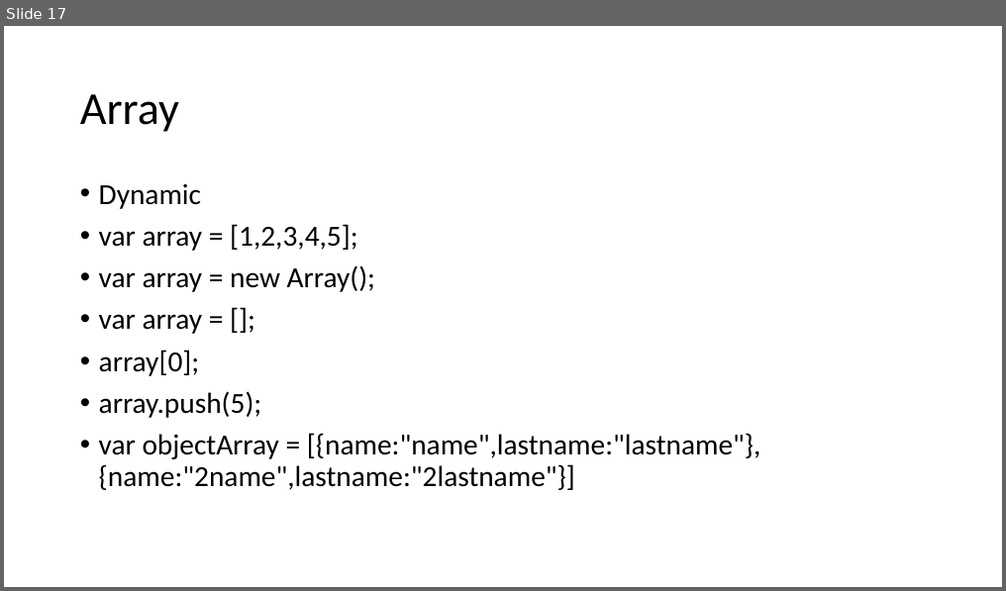
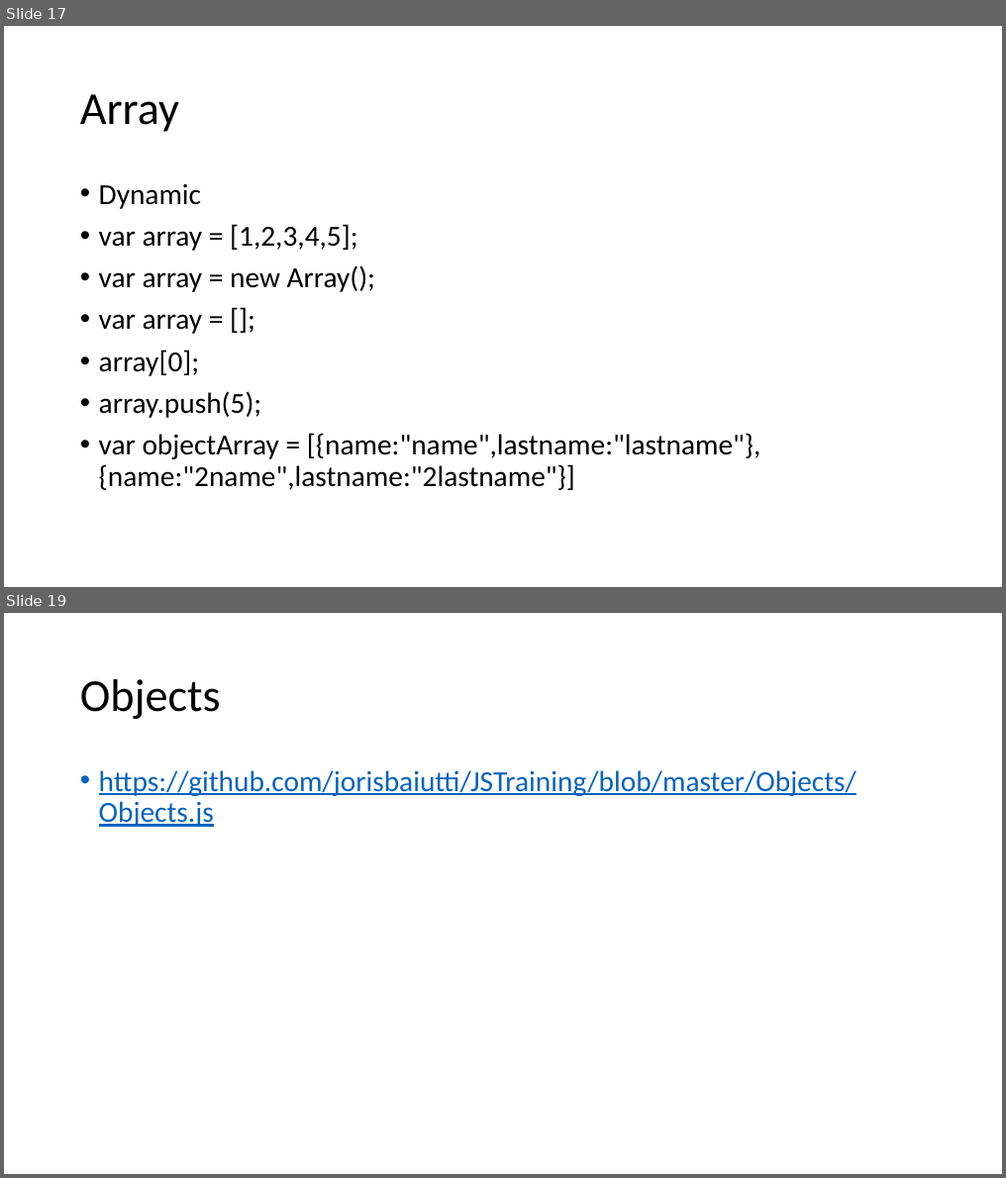
Before and after one commit to JansAkkaunt/JSTraining, a slide deck: JSTrainingj.pptx. Shown one above the other, each under a label of ours: slide 17 before the commit, slides 17 and 19 after it; the slides between them are not shown. The pictures are 1006x591 and 1006x1178 pixels, drawn with LibreOffice and Linux fonts; fonts in the diff are those of the drawing. Boxes give left, top, right and bottom in pixels: in the first picture for what was removed or moved away, otherwise in the second. Text is boxed around its words. In the diff, an @@ line names an element or a change of style, - is before the commit and + after.

```diff
--- a/JSTrainingj.pptx
+++ b/JSTrainingj.pptx
@@ slide 19 added at (4, 613, 1002, 1174), background #FFFFFF @@
@@ title added at (80, 679, 221, 719), 44 pt, text #000000 @@
+Objects
@@ text added at (99, 770, 856, 827), 28 pt, text #0563C1, underline @@
+• https://github.com/jorisbaiutti/JSTraining/blob/master/Objects/Objects.js
```
Also in this commit, not shown: 1 slide changed, 2 other slides added, 1 slide removed.
